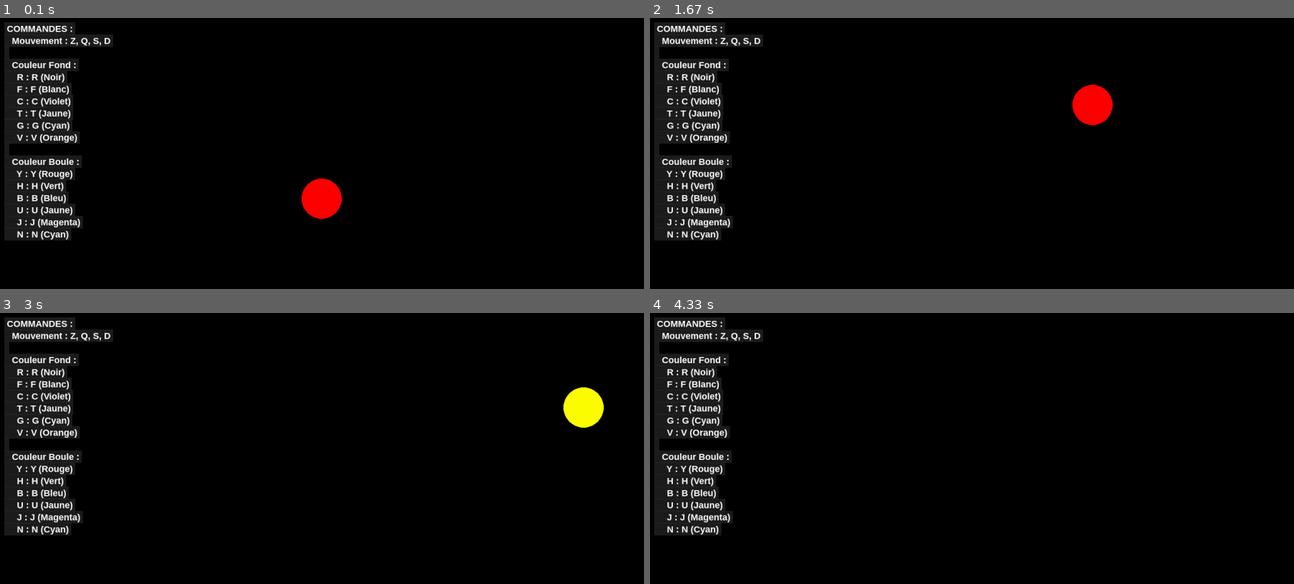
Above: before the commit, frames 1-4 (two rows, left to right).
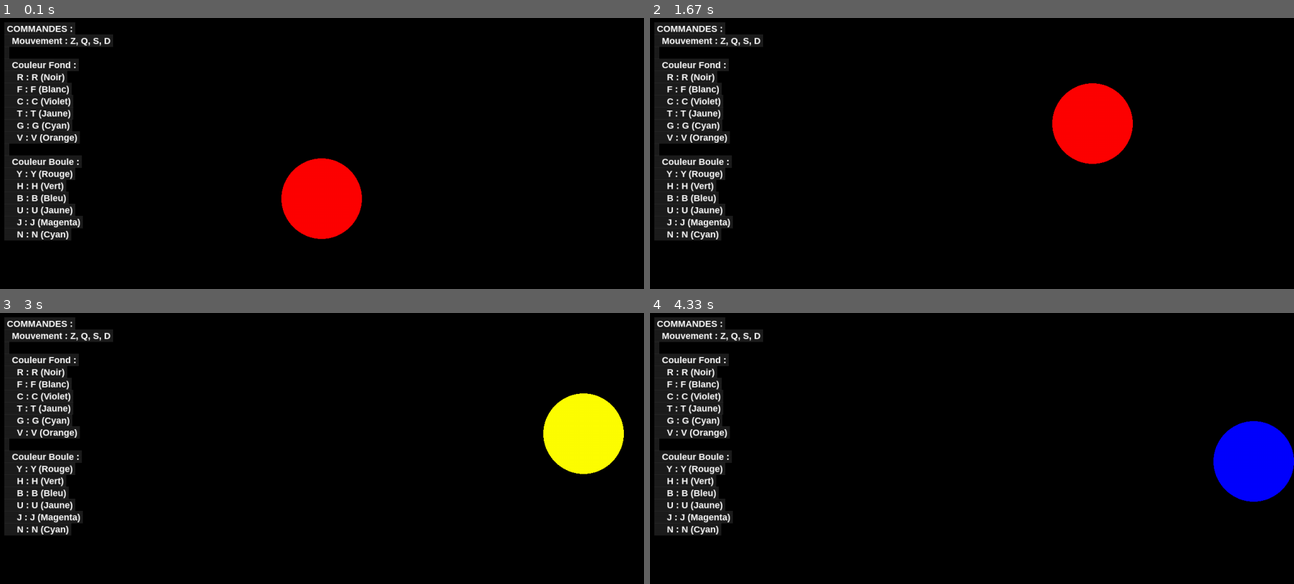
Above: after the commit, the same moments.

Repository: laysrt/chip8
Game: pygame game, started from pygame.py
The game is run twice, just before and just after one commit, with the same random seed, the same clock (stepped at 60 frames per second) and the same inputs.
Inputs:
- Up to frame 1 (0.1 s): no input
- Up to frame 2 (1.67 s): hold Z 0.33-0.8 s; hold D 0.33-0.8 s; hold Q 0.83-1.3 s; hold D 0.83-1.3 s; tap Z at 0.9, 1.2, 1.4 s; hold D from 1.33 s (still down)
- Up to frame 3 (3 s): tap Z at 1.7, 1.9, 2.2, 2.4, 2.73 s; release D at 1.8 s; hold D 1.83-2.3 s; hold S 2.33-2.63 s; tap B at 2.48 s; hold D from 2.67 s (still down); tap U at 2.82 s
- Up to frame 4 (4.33 s): tap Z at 3.03, 3.4, 3.8, 4.1, 4.3 s; release D at 3.3 s; hold S 3.33-3.7 s; hold D 3.73-4.2 s; tap B at 3.88 s; hold D from 4.23 s (still down)

The runs differ from the first frame. In frame 1, 2.3% of the frame differs, in the area x 43-57%, y 51-82%; in frame 2, 2.3%; in frame 3, 2.4%; in frame 4, 3.0%, in the area x 87-100%, y 39-70%.

Commit message:
Update pygame.py

Diff:
--- a/pygame.py
+++ b/pygame.py
@@ -1,13 +1,16 @@
 import pygame
 
 pygame.init()
-screen = pygame.display.set_mode((1280, 720)) # Dimension de l'écran
+hauteur_ecran = 720 # Taille de l'ecran
+largeur_ecran = 1280
+
+screen = pygame.display.set_mode((largeur_ecran, hauteur_ecran)) # Dimension de l'écran
 clock = pygame.time.Clock()
 running = True
 dt = 0
 
 
-RADIUS = 40
+RADIUS = 80
 SCREEN_WIDTH = screen.get_width()
 SCREEN_HEIGHT = screen.get_height()
 FONT_SIZE = 18 # Taille de la police d'écriture
@@ -127,15 +130,15 @@
             elif event.key == pygame.K_n:
                 index_boule = 5
 
-    # Déplacement de la boule avec Z/Q/S/D
+    # Déplacement de la boule avec Z/Q/S/D et empeche de faire sortir la boule de l'écran
     keys = pygame.key.get_pressed()
-    if keys[pygame.K_z]:
-        player_pos.y -= 300 * dt
-    if keys[pygame.K_s]:
+    if keys[pygame.K_z] and ((player_pos.y - RADIUS) > 0):
+        player_pos.y -= (hauteur_ecran/3) * dt
+    if keys[pygame.K_s] and ((player_pos.y + RADIUS) < hauteur_ecran):
         player_pos.y += 300 * dt
-    if keys[pygame.K_q]:
+    if keys[pygame.K_q] and ((player_pos.x - RADIUS) > 0):
         player_pos.x -= 300 * dt
-    if keys[pygame.K_d]:
+    if keys[pygame.K_d] and ((player_pos.x + RADIUS) < largeur_ecran):
         player_pos.x += 300 * dt
 
     # Fond
